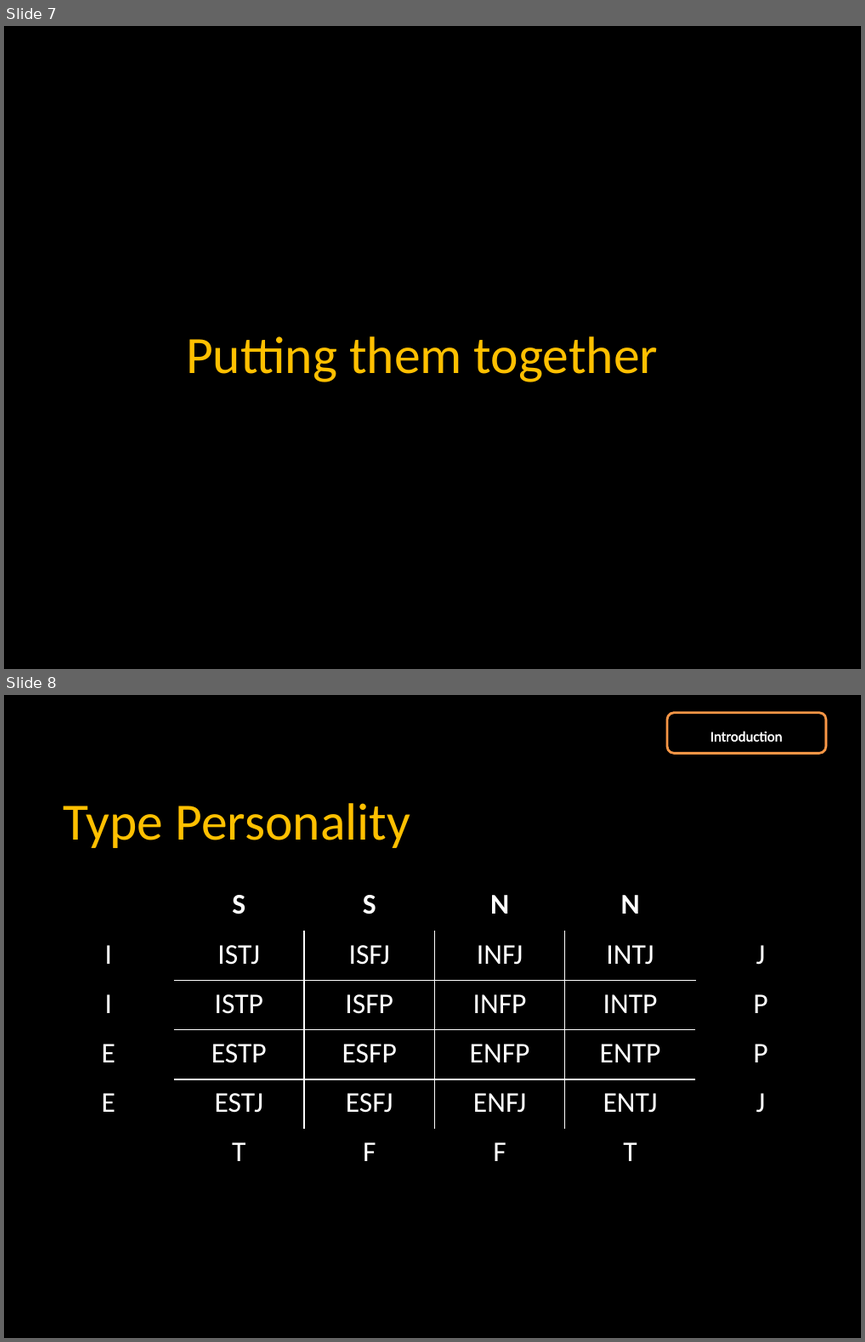
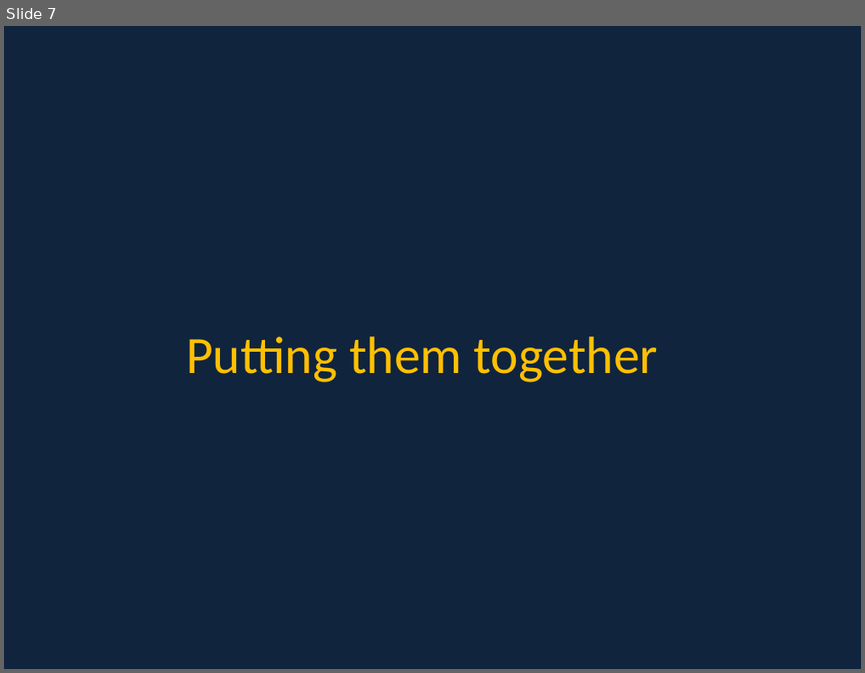
Before and after one commit to WeeYL/capstone, a slide deck: Personality analysis.pptx. Shown one above the other, each under a label of ours: slides 7 and 8 before the commit, slide 7 after it. The pictures are 865x1342 and 865x673 pixels, drawn with LibreOffice and Linux fonts; fonts in the diff are those of the drawing. Boxes give left, top, right and bottom in pixels: in the first picture for what was removed or moved away, otherwise in the second. Text is boxed around its words. In the diff, an @@ line names an element or a change of style, - is before the commit and + after.

```diff
--- a/Personality analysis.pptx
+++ b/Personality analysis.pptx
@@ slide 8 removed at <box>4,695,861,1338</box>, background #000000 @@
@@ rounded rectangle removed at <box>667,713,826,754</box> @@
@@ text removed at <box>710,731,783,742</box> @@
-Introduction
@@ title removed at <box>64,803,410,848</box> @@
-Type Personality
@@ table removed at <box>43,882,825,1179</box>, 6 rows, 6 columns @@
- | S | S | N | N | 
-I | ISTJ | ISFJ | INFJ | INTJ | J
-I | ISTP | ISFP | INFP | INTP | P
-E | ESTP | ESFP | ENFP | ENTP | P
-E | ESTJ | ESFJ | ENFJ | ENTJ | J
- | T | F | F | T | 
@@ slide 7 changed as well @@
@@ background #000000 to #0F243E @@
```
Also in this commit, not shown: 29 other slides changed, 2 slides added, 1 other slide removed, 2 other files.
